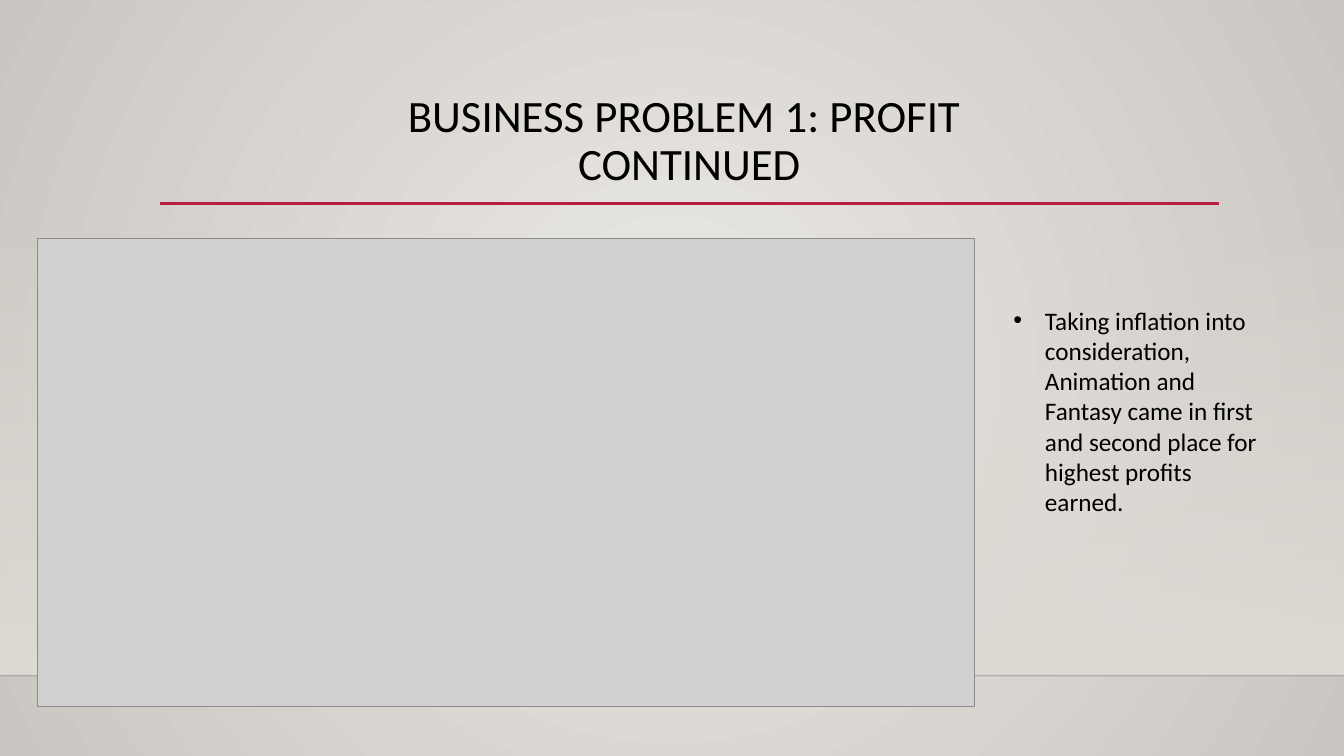
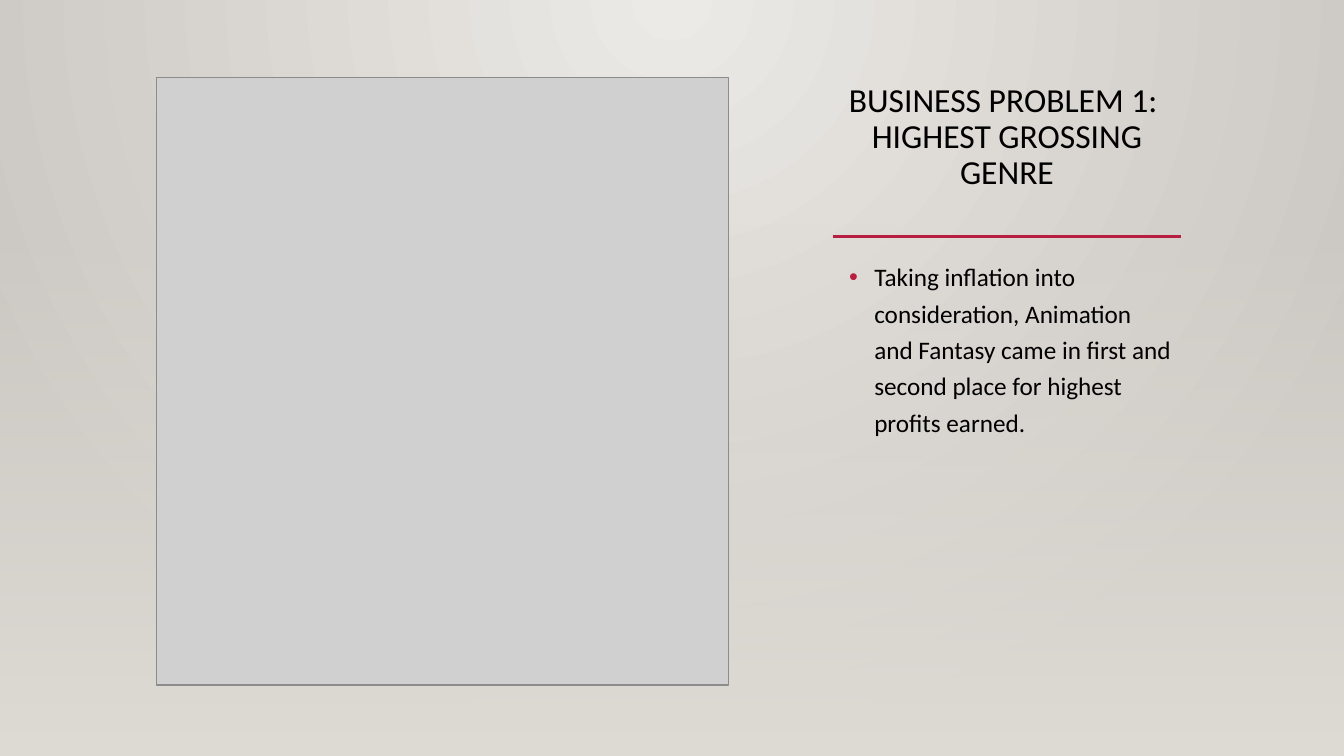
Before and after one commit to sierrajul/Microsoft-Movie-Analysis, a slide deck: slide 5 of DS_Phase1_Project_Presentation.pptx. Drawn at 1344x756 pixels with LibreOffice and Linux fonts; fonts in the diff are those of the drawing; grey boxes stand for pictures; background and template pictures are left out. Boxes give left, top, right and bottom in pixels: in the first picture for what was removed or moved away, otherwise in the second. Text is boxed around its words. In the diff, an @@ line names an element or a change of style, - is before the commit and + after.

Commit message:
First update

```diff
--- a/DS_Phase1_Project_Presentation.pptx
+++ b/DS_Phase1_Project_Presentation.pptx
@@ rectangle added at <box>0,0,1344,756</box>, fill gradient #ECEAE7 to #CAC7C1 @@
@@ picture added at <box>156,78,729,685</box> @@
@@ title at <box>849,90,1157,185</box>: text changed; size 32 to 24 pt @@
-BUSINESS PROBLEM 1: PROFIT
-CONTINUED
+BUSINESS PROBLEM 1:
+HIGHEST GROSSING GENRE
@@ rectangle added at <box>0,223,1344,756</box>, fill gradient #DFDBD5 @@
@@ picture removed at <box>37,238,974,707</box> @@
@@ line added from (833, 237) to (1182, 237), #B71E42 2.5 pt @@
@@ text "Taking inflation into consideration, Animation ...": place and size @@
-text "Taking inflation into consideration, Animation ..." at <box>1045,312,1256,511</box>
+text "Taking inflation into consideration, Animation ..." at <box>874,268,1171,436</box>
@@ text "Taking inflation into consideration, Animation ..." at <box>874,268,1171,436</box>: indent changed; line spacing 1 to 1.2; more space between paragraphs @@
```
Also in this commit, not shown: 1 other slide changed, 1 slide added, 1 slide removed, 2 other files.
